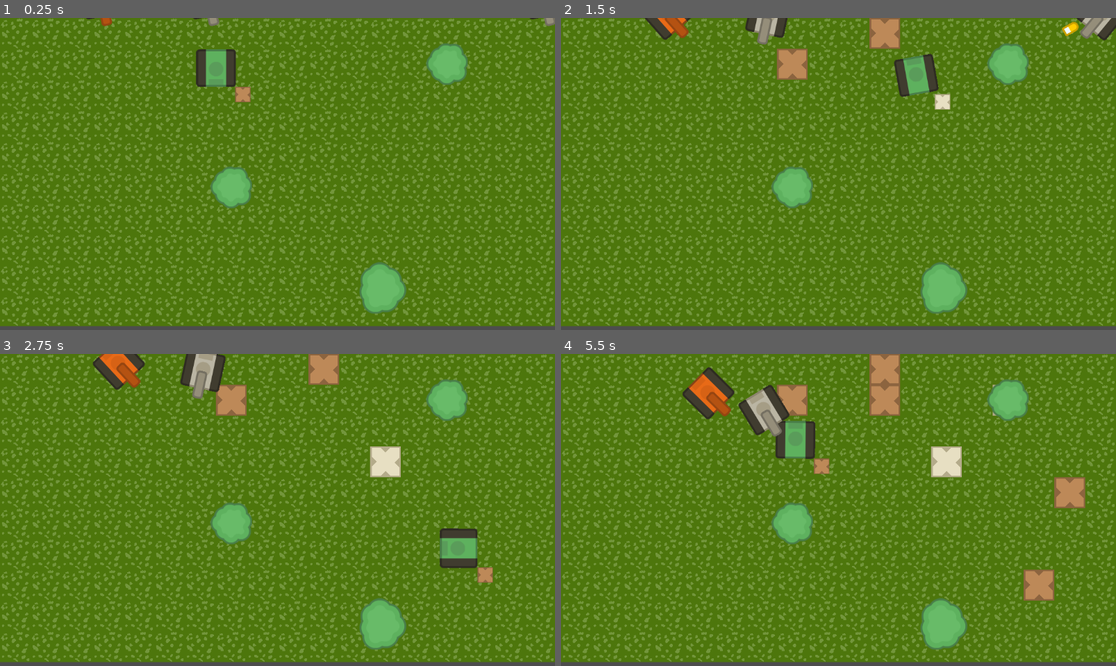
Above: before the commit, frames 1-4 (two rows, left to right).
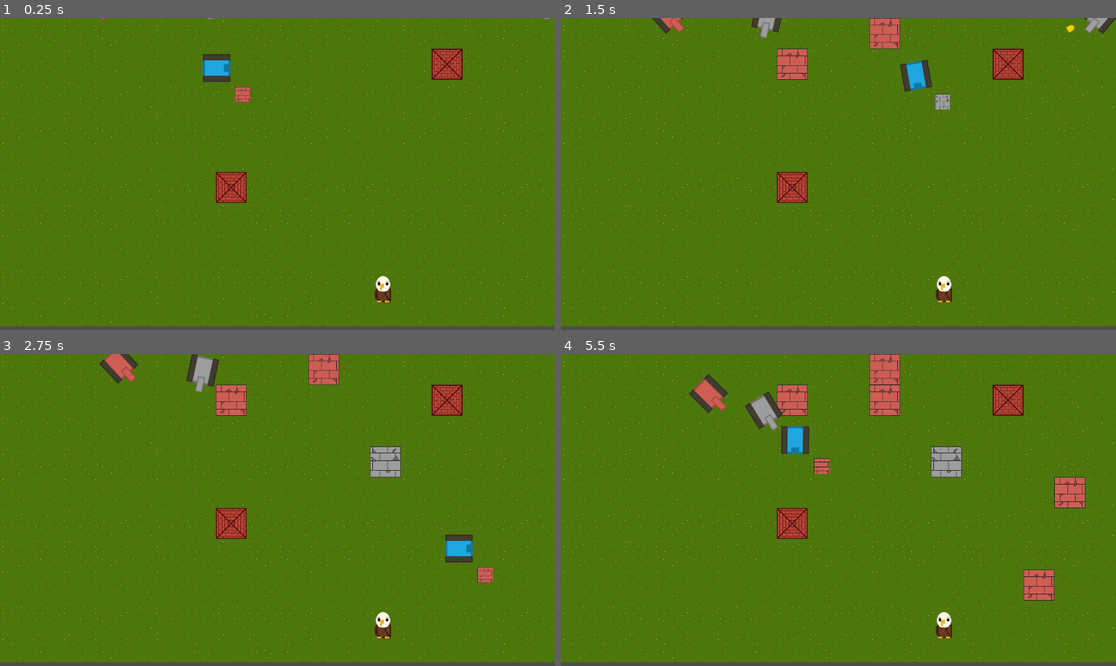
Above: after the commit, the same moments.

Repository: gerep/wall-and-order
Game: Godot game, scene res://scenes/level/level.tscn
Same seed, same stepped clock (60 frames per second), same inputs: the game is played once before the commit and once after it.
Inputs:
- Up to frame 1 (0.25 s): no input
- Up to frame 2 (1.5 s): hold Right (ui_right) 0.53-1.28 s; hold Space (place) 0.53-1.28 s; hold Down (ui_down) from 1.28 s (still down); tap Space (place) at 1.35 s
- Up to frame 3 (2.75 s): release Down (ui_down) at 2.03 s; hold Right (ui_right) from 2.03 s (still down); hold Space (place) from 2.03 s (still down)
- Up to frame 4 (5.5 s): release Right (ui_right) at 2.78 s; release Space (place) at 2.78 s; hold Up (ui_up) 2.78-3.53 s; tap Space (place) at 2.85, 4.35 s; hold Space (place) 3.53-4.28 s; hold Left (ui_left) 3.53-5.03 s; hold Down (ui_down) from 5.03 s (still down); hold Space (place) from 5.03 s (still down)

The runs differ from the first frame. In frame 1, 23% of the frame differs, in the area x 0-100%, y 0-99%; in frame 2, 24%; in frame 3, 25%; in frame 4, 26%.

Commit message:
updated art

Diff:
--- a/scenes/eagle/eagle.tscn
+++ b/scenes/eagle/eagle.tscn
@@ -1,6 +1,6 @@
 [gd_scene format=3 uid="uid://bg402yve2oxks"]
 
-[ext_resource type="Texture2D" uid="uid://bjjmt6yhnhhl0" path="res://assets/Environment/treeLarge.png" id="1_3s5rv"]
+[ext_resource type="Texture2D" uid="uid://bpp6gdqme1d5y" path="res://assets/eagle.png" id="1_3s5rv"]
 
 [sub_resource type="CircleShape2D" id="CircleShape2D_rfma5"]
 radius = 60.033325
--- a/scenes/enemies/brick/brick_enemy.tscn
+++ b/scenes/enemies/brick/brick_enemy.tscn
@@ -1,9 +1,14 @@
 [gd_scene format=3 uid="uid://drgu2o61e8iki"]
 
 [ext_resource type="PackedScene" uid="uid://cggs4ha5boidx" path="res://scenes/enemies/enemy.tscn" id="1_6bpvv"]
-[ext_resource type="Texture2D" uid="uid://befap2be83oa3" path="res://assets/Tanks/barrelRed_outline.png" id="2_jy2d8"]
+[ext_resource type="Texture2D" uid="uid://cmrqvm15ntma4" path="res://assets/brinktank.png" id="2_mr5ig"]
+[ext_resource type="Texture2D" uid="uid://coplo47euh7o3" path="res://assets/brickcannon.png" id="3_bl5yy"]
 
 [node name="BrickEnemy" unique_id=1028931331 instance=ExtResource("1_6bpvv")]
 
+[node name="Sprite2D" parent="." index="0" unique_id=428788154]
+texture = ExtResource("2_mr5ig")
+
 [node name="Cannon" parent="." index="6" unique_id=257077008]
-texture = ExtResource("2_jy2d8")
+texture = ExtResource("3_bl5yy")
+offset = Vector2(30, 0)
--- a/scenes/enemies/bullet/tank_bullet.tscn
+++ b/scenes/enemies/bullet/tank_bullet.tscn
@@ -1,10 +1,11 @@
 [gd_scene format=3 uid="uid://pxhsie8ss6aa"]
 
 [ext_resource type="Script" uid="uid://627sl8rrv3i" path="res://scenes/enemies/bullet/tank_bullet.gd" id="1_bcpt0"]
-[ext_resource type="Texture2D" uid="uid://rcxavrj58p67" path="res://assets/Bullets/bulletRed_outline.png" id="2_7uc7t"]
+[ext_resource type="Texture2D" uid="uid://dtowk4p6o1vwl" path="res://assets/brickbullet.png" id="2_bcpt0"]
 
 [sub_resource type="CapsuleShape2D" id="CapsuleShape2D_b52me"]
 radius = 7.0
+height = 16.0
 
 [node name="TankBullet" type="Area2D" unique_id=1513410200]
 collision_layer = 24
@@ -12,7 +13,8 @@
 script = ExtResource("1_bcpt0")
 
 [node name="Sprite2D" type="Sprite2D" parent="." unique_id=1082420877]
-texture = ExtResource("2_7uc7t")
+texture = ExtResource("2_bcpt0")
 
 [node name="CollisionShape2D" type="CollisionShape2D" parent="." unique_id=1363467289]
+rotation = 1.5707964
 shape = SubResource("CapsuleShape2D_b52me")
--- a/scenes/enemies/enemy.gd
+++ b/scenes/enemies/enemy.gd
@@ -12,11 +12,11 @@
 @export var speed: float = 30.0
 @export var wall_type: WallType = WallType.BRICK
 
-const BRICK_WALL: Vector2i = Vector2i(1, 0)
-const STONE_WALL: Vector2i = Vector2i(2, 0)
+const BRICK_WALL: Vector2i = Vector2i(3, 0)
+const STONE_WALL: Vector2i = Vector2i(3, 1)
 const BULLET_SCENE: PackedScene = preload("uid://pxhsie8ss6aa")
-const STONE_BULLET_TEXTURE: Texture2D = preload("uid://bngspxlsejr8b")
-const BRICK_BULLET_TEXTURE: Texture2D = preload("uid://rcxavrj58p67")
+const STONE_BULLET_TEXTURE: Texture2D = preload("uid://dqs536ircbvif")
+const BRICK_BULLET_TEXTURE: Texture2D = preload("uid://dtowk4p6o1vwl")
 
 enum WallType { BRICK, STONE }
 
@@ -90,7 +90,7 @@
 	var target_position: Vector2 = navigation_agent_2d.get_next_path_position()
 	var direction = target_position - position
 
-	var target_rotation = direction.angle() + PI / 2
+	var target_rotation = direction.angle()
 
 	var rotation_value = lerp_angle(sprite_2d.rotation, target_rotation, 10 * delta)
 	sprite_2d.rotation = rotation_value
--- a/scenes/enemies/enemy.tscn
+++ b/scenes/enemies/enemy.tscn
@@ -1,12 +1,10 @@
 [gd_scene format=3 uid="uid://cggs4ha5boidx"]
 
 [ext_resource type="Script" uid="uid://dor38vqyy5k2e" path="res://scenes/enemies/enemy.gd" id="1_38ino"]
-[ext_resource type="Texture2D" uid="uid://cbxbxld3dd27" path="res://assets/Tanks/tankRed_outline.png" id="2_srn0i"]
-[ext_resource type="Texture2D" uid="uid://cd5fmao6wtlw0" path="res://assets/Tanks/barrelBeige_outline.png" id="3_oma1x"]
 
 [sub_resource type="CapsuleShape2D" id="CapsuleShape2D_cdc21"]
 radius = 16.5
-height = 68.0
+height = 46.0
 
 [node name="Enemy" type="CharacterBody2D" unique_id=1028931331]
 collision_layer = 4
@@ -14,9 +12,9 @@
 script = ExtResource("1_38ino")
 
 [node name="Sprite2D" type="Sprite2D" parent="." unique_id=428788154]
-texture = ExtResource("2_srn0i")
 
 [node name="CollisionShape2D" type="CollisionShape2D" parent="." unique_id=337034293]
+rotation = 1.5707964
 shape = SubResource("CapsuleShape2D_cdc21")
 
 [node name="NavigationAgent2D" type="NavigationAgent2D" parent="." unique_id=224676136]
@@ -26,7 +24,7 @@
 radius = 30.0
 
 [node name="RayCast2D" type="RayCast2D" parent="." unique_id=732374594]
-target_position = Vector2(0, -180)
+target_position = Vector2(111, 0)
 collision_mask = 24
 
 [node name="ShootingTimer" type="Timer" parent="." unique_id=1873695740]
@@ -36,6 +34,3 @@
 wait_time = 0.5
 
 [node name="Cannon" type="Sprite2D" parent="." unique_id=257077008]
-position = Vector2(0, 1)
-texture = ExtResource("3_oma1x")
-offset = Vector2(0, -30)
--- a/scenes/enemies/stone/stone_enemy.tscn
+++ b/scenes/enemies/stone/stone_enemy.tscn
@@ -1,10 +1,15 @@
 [gd_scene format=3 uid="uid://cjxa2ahc3d6py"]
 
 [ext_resource type="PackedScene" uid="uid://cggs4ha5boidx" path="res://scenes/enemies/enemy.tscn" id="1_w5dt5"]
-[ext_resource type="Texture2D" uid="uid://d0utljaj74wjd" path="res://assets/Tanks/tankBeige_outline.png" id="2_khdt3"]
+[ext_resource type="Texture2D" uid="uid://d1njj240bhb2d" path="res://assets/stonetank.png" id="2_khdt3"]
+[ext_resource type="Texture2D" uid="uid://drptaegvmlfi1" path="res://assets/stonecannon.png" id="3_q1l6u"]
 
 [node name="StoneEnemy" unique_id=1028931331 instance=ExtResource("1_w5dt5")]
 wall_type = 1
 
 [node name="Sprite2D" parent="." index="0" unique_id=428788154]
 texture = ExtResource("2_khdt3")
+
+[node name="Cannon" parent="." index="6" unique_id=257077008]
+texture = ExtResource("3_q1l6u")
+offset = Vector2(30, 0)
--- a/scenes/level/level.tscn
+++ b/scenes/level/level.tscn
@@ -22,6 +22,21 @@
 2:0/0 = 0
 2:0/0/physics_layer_0/polygon_0/points = PackedVector2Array(-32, -32, 32, -32, 32, 32, -32, 32)
 2:0/0/custom_data_0 = "stone"
+0:1/0 = 0
+1:1/0 = 0
+2:1/0 = 0
+3:1/0 = 0
+3:1/0/physics_layer_0/polygon_0/points = PackedVector2Array(-32, -32, 32, -32, 32, 32, -32, 32)
+3:0/0 = 0
+3:0/0/physics_layer_0/polygon_0/points = PackedVector2Array(-32, -32, 32, -32, 32, 32, -32, 32)
+0:2/0 = 0
+1:2/0 = 0
+2:2/0 = 0
+3:2/0 = 0
+0:3/0 = 0
+1:3/0 = 0
+2:3/0 = 0
+3:3/0 = 0
 
 [sub_resource type="TileSet" id="TileSet_m0bv2"]
 tile_size = Vector2i(64, 64)
--- a/scenes/player/player.gd
+++ b/scenes/player/player.gd
@@ -1,10 +1,12 @@
 extends CharacterBody2D
 class_name Player
 
-const SPRITE_SIZE:int = 64
+const SPRITE_SIZE: int = 64
 
-const BRICK_WALL: Vector2i = Vector2i(1, 0)
-const STONE_WALL: Vector2i = Vector2i(2, 0)
+const BRICK_WALL: Vector2i = Vector2i(3, 0)
+const STONE_WALL: Vector2i = Vector2i(3, 1)
+const BRICK_WALL_ASSET: Texture2D = preload("uid://6x208hcnf2s5")
+const STONE_WALL_ASSET: Texture2D = preload("uid://birqxa5n8j47o")
 
 const NUM_PLACEMENTS_BEFORE_STONE: int = 4
 
@@ -22,9 +24,14 @@
 var placement_count: int = -1
 var wall_sequence: Array = [BRICK_WALL, BRICK_WALL, STONE_WALL]
 
+var wall_textures: Dictionary = {
+	BRICK_WALL: BRICK_WALL_ASSET,
+	STONE_WALL: STONE_WALL_ASSET,
+}
+
 
 func _ready() -> void:
-	next_wall.frame_coords = wall_sequence[0]
+	next_wall.texture = BRICK_WALL_ASSET
 
 
 func _physics_process(delta: float) -> void:
@@ -39,10 +46,10 @@
 		placement_count = wrapi(placement_count + 1, 0, wall_sequence.size())
 		var current_wall: Vector2i = wall_sequence[placement_count]
 		var next_index = wrapi(placement_count + 1, 0, wall_sequence.size())
-		next_wall.frame_coords = wall_sequence[next_index]
+		next_wall.texture = wall_textures[wall_sequence[next_index]]
 
 		# Grab the cell behind the player based on the last direction the player is facing.
-		var cell_position = position - (last_direction*SPRITE_SIZE)
+		var cell_position = position - (last_direction * SPRITE_SIZE)
 		var map_coord = tilemap_layer.local_to_map(cell_position)
 
 		# If the tilemap cell is already with a wall, ignore the placement.
@@ -59,7 +66,7 @@
 	if input_direction != Vector2.ZERO:
 		last_direction = input_direction
 		velocity = velocity.move_toward(input_direction * target_speed, acceleration * delta)
-		var target_rotation = input_direction.angle() + PI / 2
+		var target_rotation = input_direction.angle()
 		sprite_2d.rotation = lerp_angle(sprite_2d.rotation, target_rotation, rotation_speed * delta)
 	else:
 		velocity = velocity.move_toward(Vector2.ZERO, friction * delta)
--- a/scenes/player/player.tscn
+++ b/scenes/player/player.tscn
@@ -1,12 +1,11 @@
 [gd_scene format=3 uid="uid://by0u4fiidlly7"]
 
-[ext_resource type="Texture2D" uid="uid://dgl72yuuyaql3" path="res://assets/Tanks/tankGreen_outline.png" id="1_8afob"]
 [ext_resource type="Script" uid="uid://d04xhdfrdhmv6" path="res://scenes/player/player.gd" id="1_dovo2"]
-[ext_resource type="Texture2D" uid="uid://4x4xbhn2v7xd" path="res://assets/tileset.png" id="3_gmlin"]
+[ext_resource type="Texture2D" uid="uid://dui0cq010x6q3" path="res://assets/player.png" id="2_gmlin"]
 
 [sub_resource type="CapsuleShape2D" id="CapsuleShape2D_gmlin"]
 radius = 16.0
-height = 62.0
+height = 42.0
 
 [node name="Player" type="CharacterBody2D" unique_id=424002728]
 collision_layer = 3
@@ -14,14 +13,12 @@
 script = ExtResource("1_dovo2")
 
 [node name="Sprite2D" type="Sprite2D" parent="." unique_id=1818491687]
-texture = ExtResource("1_8afob")
+texture = ExtResource("2_gmlin")
 
 [node name="CollisionShape2D" type="CollisionShape2D" parent="." unique_id=1313125758]
-position = Vector2(-1, 0)
+rotation = 1.5707964
 shape = SubResource("CapsuleShape2D_gmlin")
 
 [node name="NextWall" type="Sprite2D" parent="." unique_id=1864175174]
 position = Vector2(55, 55)
 scale = Vector2(0.5, 0.5)
-texture = ExtResource("3_gmlin")
-hframes = 3
--- a/scenes/towers/bullet/tower_bullet.tscn
+++ b/scenes/towers/bullet/tower_bullet.tscn
@@ -1,10 +1,11 @@
 [gd_scene format=3 uid="uid://ce2yywdbrmmiv"]
 
 [ext_resource type="Script" uid="uid://p3i3ifavv3m8" path="res://scenes/towers/bullet/tower_bullet.gd" id="1_ns2b0"]
-[ext_resource type="Texture2D" uid="uid://cdehvy2bjtwke" path="res://assets/Bullets/bulletYellowSilver_outline.png" id="2_acko5"]
+[ext_resource type="Texture2D" uid="uid://c6t7kt2k13hxp" path="res://assets/towerbullet.png" id="2_ns2b0"]
 
 [sub_resource type="CapsuleShape2D" id="CapsuleShape2D_b52me"]
 radius = 8.0
+height = 18.0
 
 [node name="TowerBullet" type="Area2D" unique_id=1513410200]
 collision_layer = 4
@@ -12,7 +13,7 @@
 script = ExtResource("1_ns2b0")
 
 [node name="Sprite2D" type="Sprite2D" parent="." unique_id=1082420877]
-texture = ExtResource("2_acko5")
+texture = ExtResource("2_ns2b0")
 
 [node name="CollisionShape2D" type="CollisionShape2D" parent="." unique_id=1363467289]
 rotation = 1.5707964
--- a/scenes/towers/tower.tscn
+++ b/scenes/towers/tower.tscn
@@ -1,7 +1,7 @@
 [gd_scene format=3 uid="uid://ckod6a185q6fh"]
 
-[ext_resource type="Texture2D" uid="uid://5fyyrlpmn1sp" path="res://assets/Environment/treeSmall.png" id="1_by3tn"]
 [ext_resource type="Script" uid="uid://byttcunhpgn7x" path="res://scenes/towers/tower.gd" id="1_g767u"]
+[ext_resource type="Texture2D" uid="uid://biippjry7kqla" path="res://assets/tower.png" id="2_g767u"]
 
 [sub_resource type="CircleShape2D" id="CircleShape2D_g767u"]
 radius = 45.01111
@@ -19,7 +19,7 @@
 disabled = true
 
 [node name="Sprite2D" type="Sprite2D" parent="." unique_id=975972842]
-texture = ExtResource("1_by3tn")
+texture = ExtResource("2_g767u")
 
 [node name="Area2D" type="Area2D" parent="." unique_id=634706983]
 collision_layer = 4
Binary file removed: assets/Bullets/bulletBeige.png
Not shown, removed: assets/Bullets/bulletBeige.png.import
Binary file removed: assets/Bullets/bulletBeigeSilver.png
Not shown, removed: assets/Bullets/bulletBeigeSilver.png.import
Binary file removed: assets/Bullets/bulletBeigeSilver_outline.png
Not shown, removed: assets/Bullets/bulletBeigeSilver_outline.png.import
Binary file removed: assets/Bullets/bulletBeige_outline.png
Not shown, removed: assets/Bullets/bulletBeige_outline.png.import
Binary file removed: assets/Bullets/bulletBlue.png
Not shown, removed: assets/Bullets/bulletBlue.png.import
Binary file removed: assets/Bullets/bulletBlueSilver.png
Not shown, removed: assets/Bullets/bulletBlueSilver.png.import
(and 185 more such lines)
